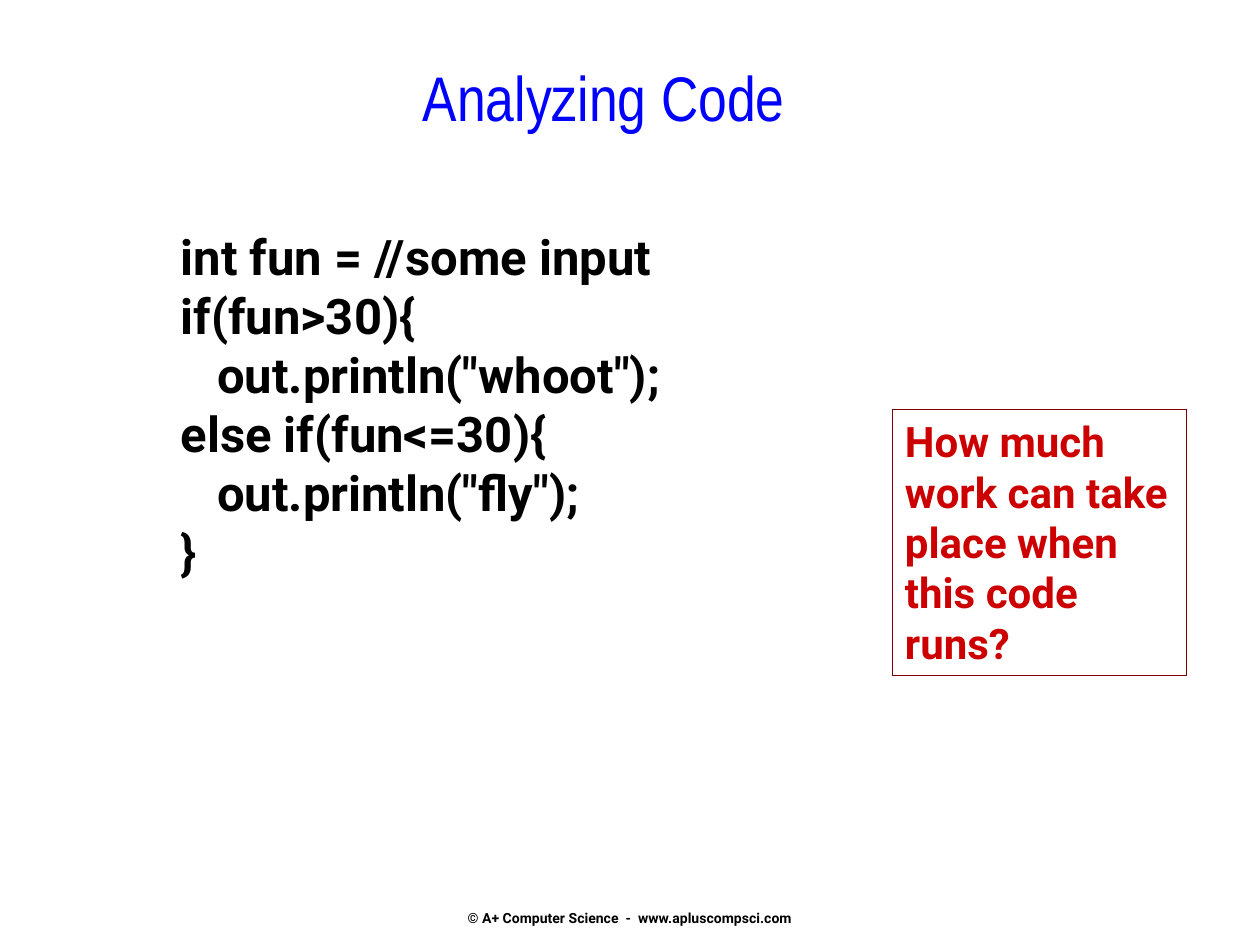
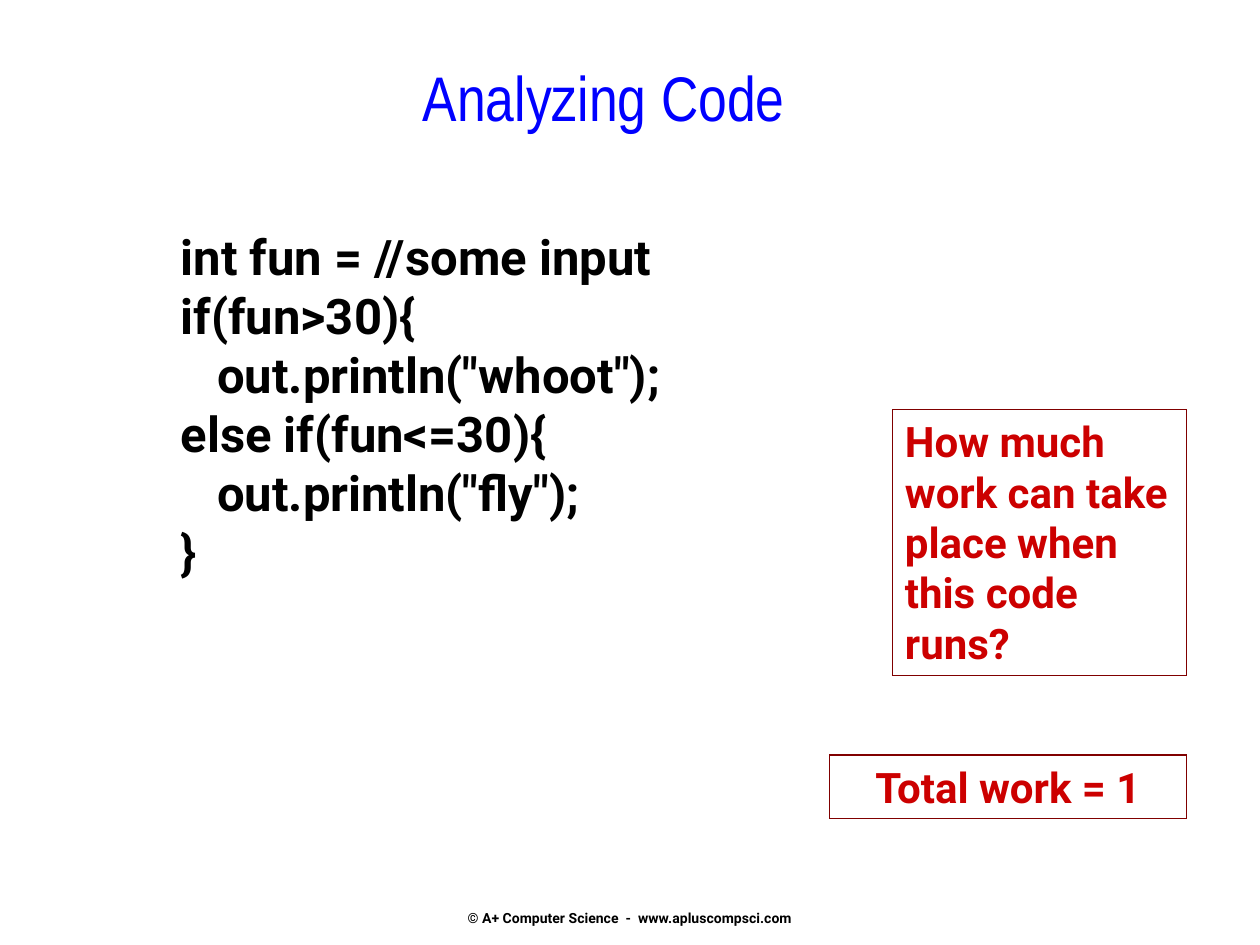
Before and after one commit to Cy-FairCS/cs3, a slide deck: slide 12 of u02b_bigO/notes/Big-O - Intro and Lists.pptx (slide 11 before the commit). Drawn at 1260x945 pixels with LibreOffice and Linux fonts; fonts in the diff are those of the drawing. Boxes give left, top, right and bottom in pixels: in the first picture for what was removed or moved away, otherwise in the second. Text is boxed around its words. In the diff, an @@ line names an element or a change of style, - is before the commit and + after.

```diff
--- a/u02b_bigO/notes/Big-O - Intro and Lists.pptx
+++ b/u02b_bigO/notes/Big-O - Intro and Lists.pptx
@@ rectangle added at box(829, 755, 1186, 818), outline #800000 1 pt, 24 pt, text #CC0000, bold @@
+Total work = 1
```
Also in this commit, not shown: 7 other slides changed, 6 slides added, 6 slides removed.
